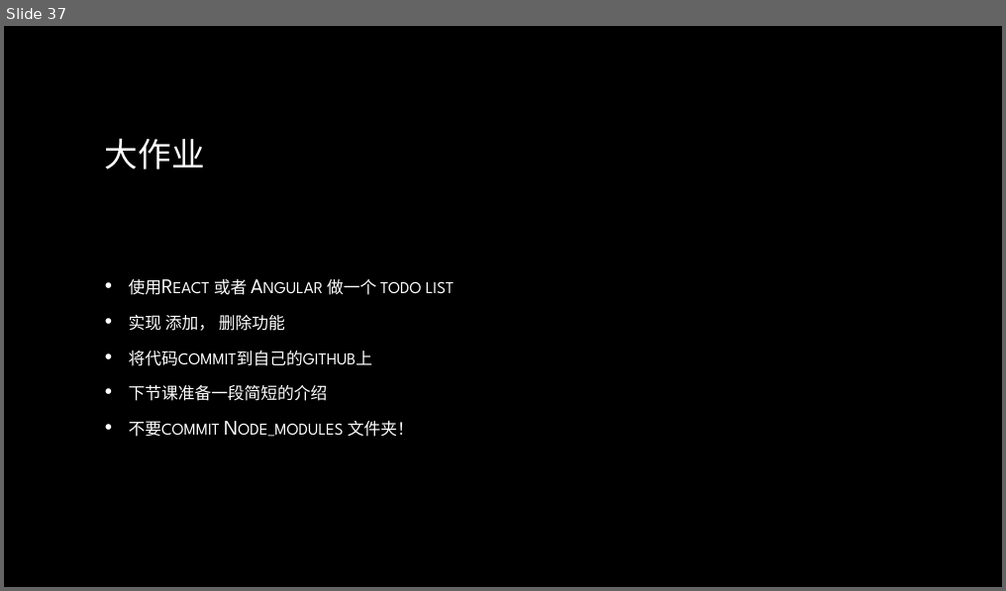
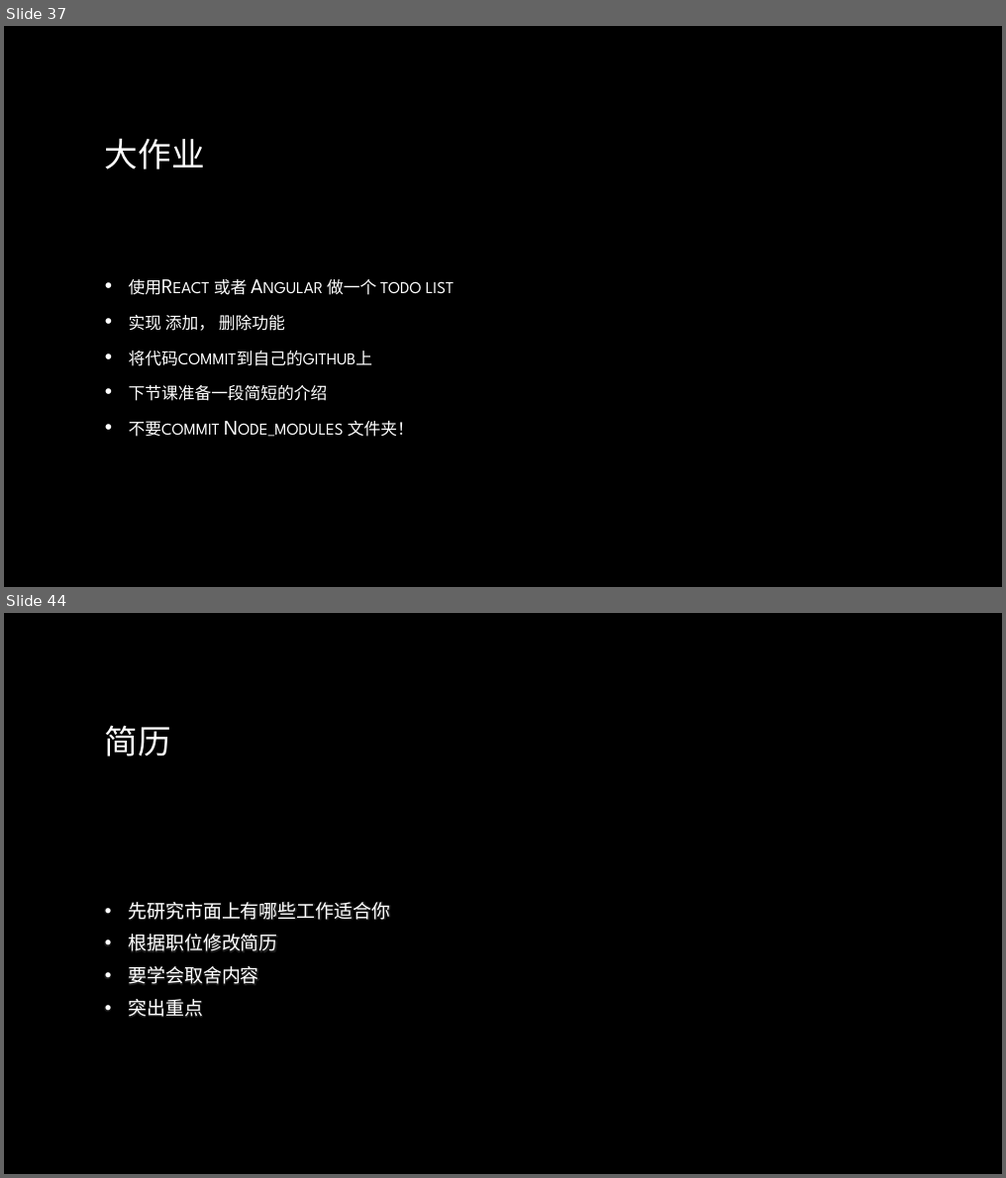
Before and after one commit to lee813/ECVFrontend, a slide deck: 前端课程.pptx. Shown one above the other, each under a label of ours: slide 37 before the commit, slides 37 and 44 after it; the slides between them are not shown. The pictures are 1006x591 and 1006x1178 pixels, drawn with LibreOffice and Linux fonts; fonts in the diff are those of the drawing; background and template pictures are left out. Boxes give left, top, right and bottom in pixels: in the first picture for what was removed or moved away, otherwise in the second. Text is boxed around its words. In the diff, an @@ line names an element or a change of style, - is before the commit and + after.

```diff
--- a/前端课程.pptx
+++ b/前端课程.pptx
@@ slide 44 added at [4, 613, 1002, 1174], background picture (left out) @@
@@ title added at [105, 725, 171, 757], 32 pt, text gradient #FFFFFF to #A6A6A6 @@
+简历
@@ text added at [129, 902, 391, 1017], 18 pt, text gradient #FFFFFF to #A6A6A6 @@
+• 先研究市面上有哪些工作适合你
+• 根据职位修改简历
+• 要学会取舍内容
+• 突出重点
```
Also in this commit, not shown: 6 other slides added.
